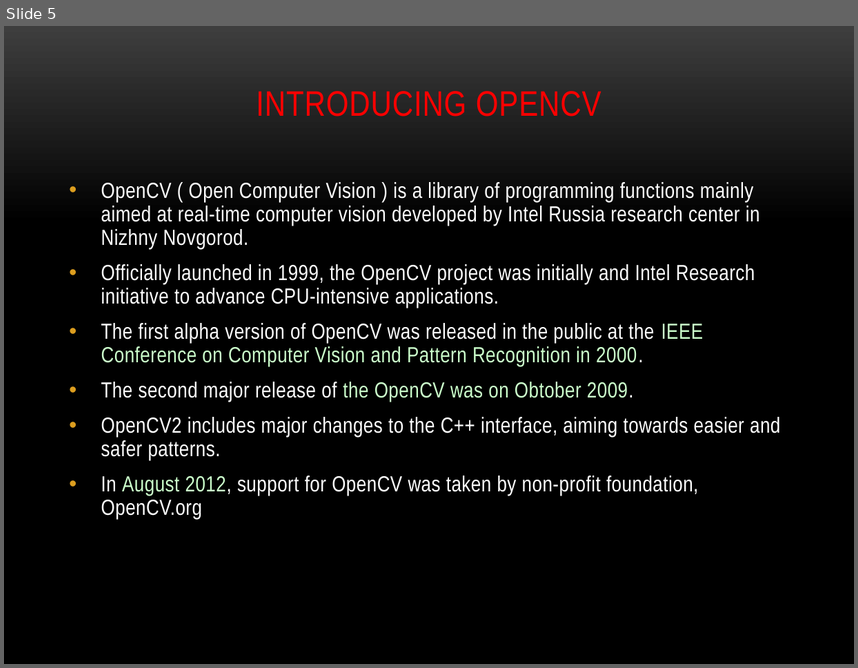
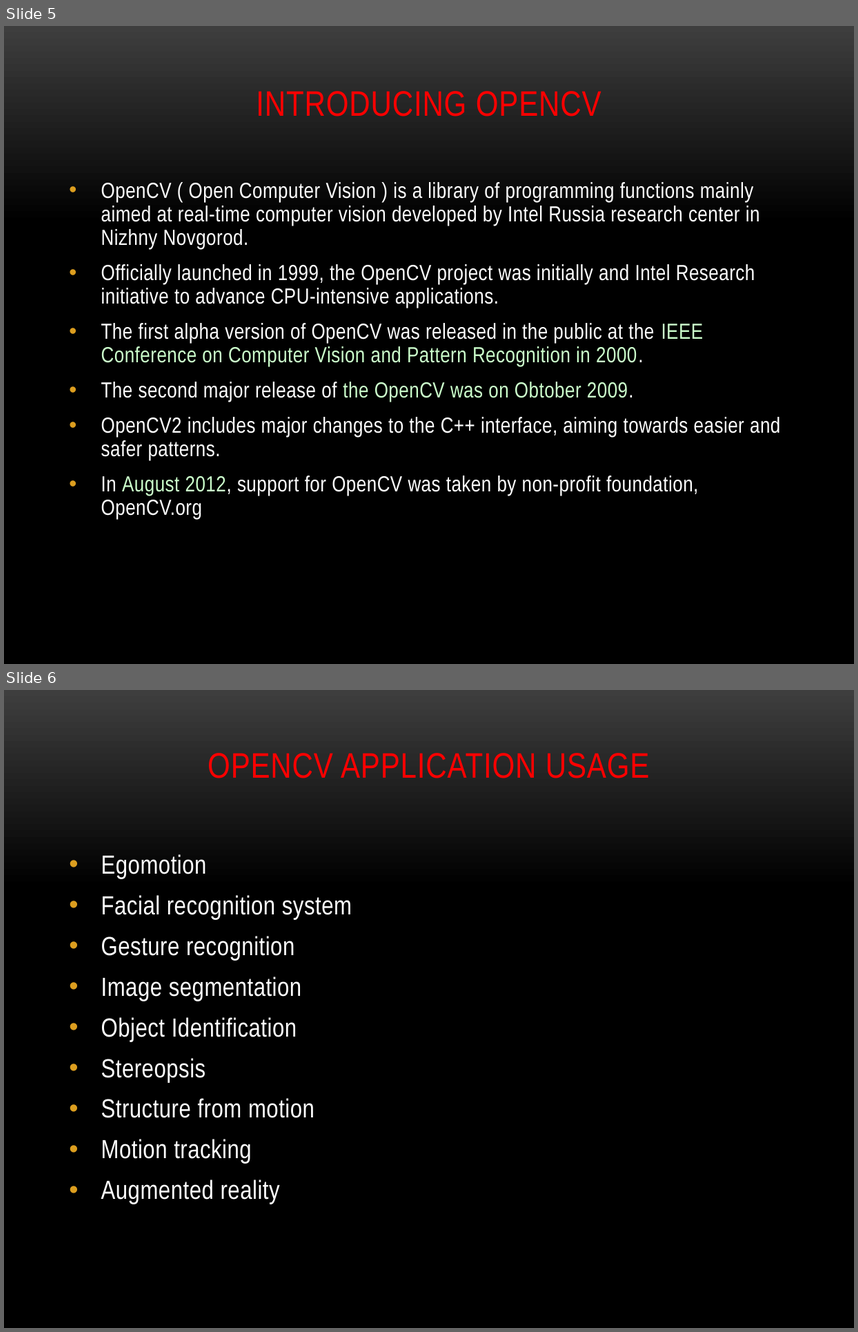
Before and after one commit to RickyXwang/FaceD, a slide deck: Final/Final-Presentation.pptx. Shown one above the other, each under a label of ours: slide 5 before the commit, slides 5 and 6 after it. The pictures are 858x668 and 858x1332 pixels, drawn with LibreOffice and Linux fonts; fonts in the diff are those of the drawing; background and template pictures are left out. Boxes give left, top, right and bottom in pixels: in the first picture for what was removed or moved away, otherwise in the second. Text is boxed around its words. In the diff, an @@ line names an element or a change of style, - is before the commit and + after.

Commit message:
OpenCV usage description

```diff
--- a/Final/Final-Presentation.pptx
+++ b/Final/Final-Presentation.pptx
@@ slide 6 added at box(4, 690, 854, 1328), background picture (left out) @@
@@ title added at box(208, 753, 650, 778), 30 pt, text #FF0000 @@
+OPENCV APPLICATION USAGE
@@ text added at box(101, 854, 352, 1204), 22.2 pt, text #FFFFFF @@
+• Egomotion
+• Facial recognition system
+• Gesture recognition
+• Image segmentation
+• Object Identification
+• Stereopsis
+• Structure from motion
+• Motion tracking
+• Augmented reality
```
